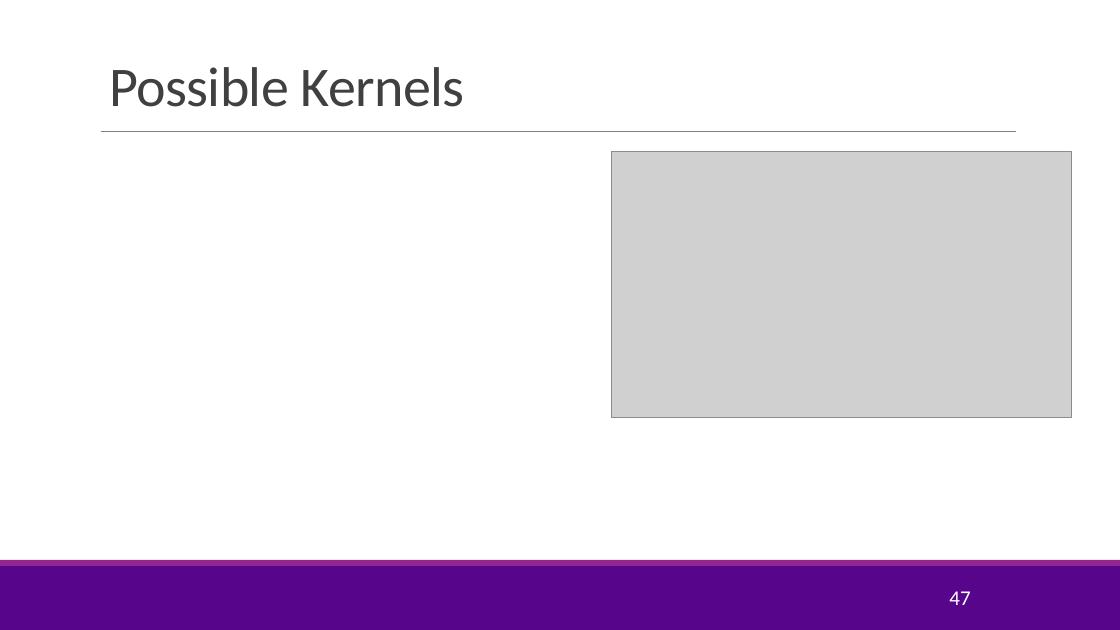
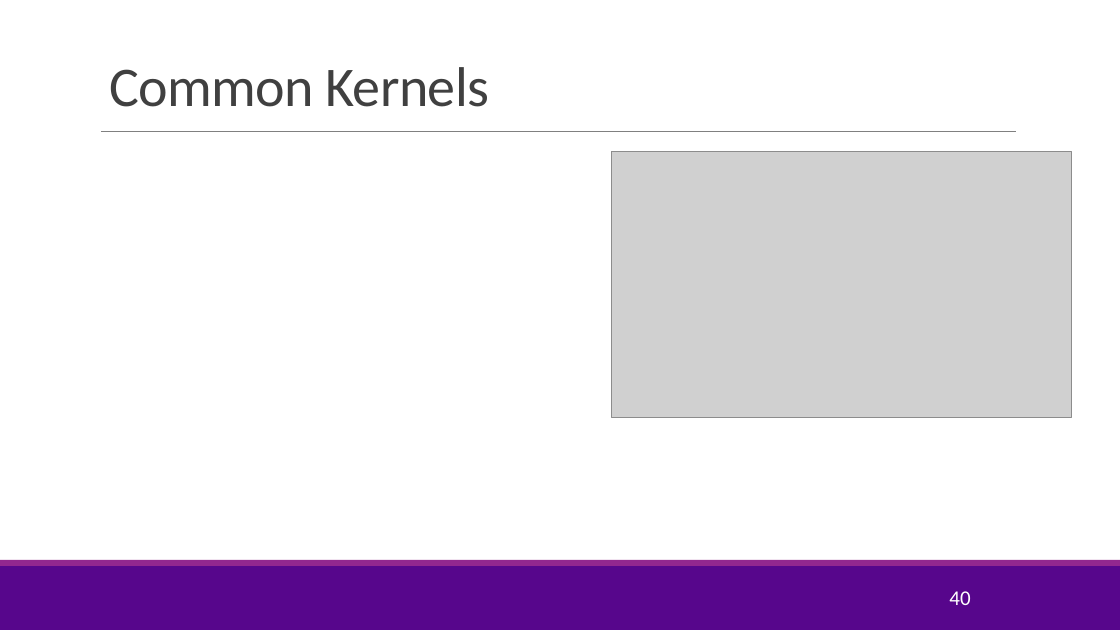
Before and after one commit to sdrangan/introml, a slide deck: slide 40 of lectures/Lect08_SVM.pptx (slide 47 before the commit). Drawn at 1120x630 pixels with LibreOffice and Linux fonts; fonts in the diff are those of the drawing; grey boxes stand for pictures; background and template pictures are left out. Boxes give left, top, right and bottom in pixels: in the first picture for what was removed or moved away, otherwise in the second. Text is boxed around its words. In the diff, an @@ line names an element or a change of style, - is before the commit and + after.

```diff
--- a/lectures/Lect08_SVM.pptx
+++ b/lectures/Lect08_SVM.pptx
@@ title at (109, 67, 489, 107): text changed @@
-Possible Kernels
+Common Kernels
@@ page number at (949, 591, 970, 605): text changed @@
-47
+40
```
Also in this commit, not shown: 17 other slides changed, 6 slides added, 1 slide removed, 2 other files.
